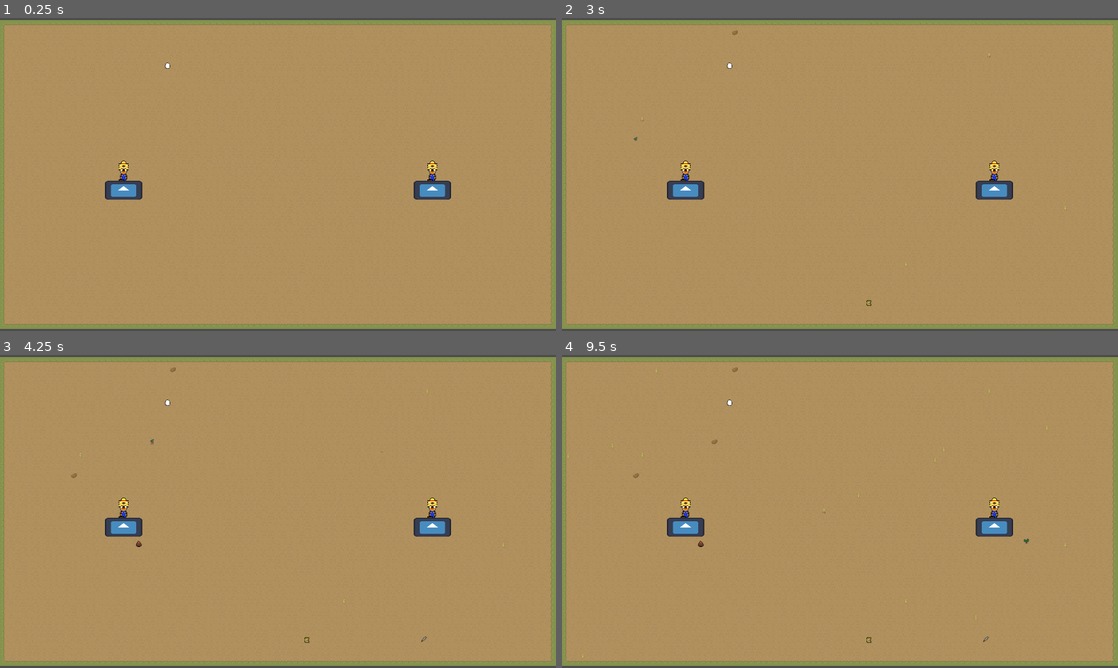
Above: before the commit, frames 1-4 (two rows, left to right).
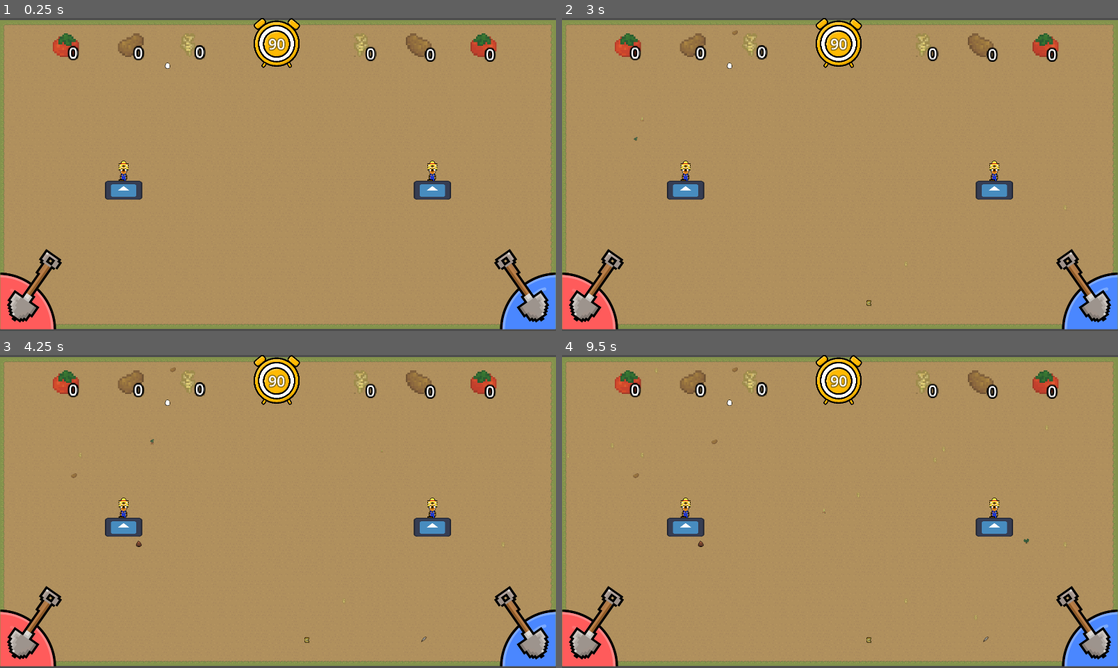
Above: after the commit, the same moments.

Repository: chwebb02/TigerHacks-2024
Game: Godot game, scene res://scenes/Main.tscn
The game is run twice, just before and just after one commit, with the same random seed, the same clock (stepped at 60 frames per second) and the same inputs. The engine's default icon, where the game draws it, is replaced by a stand-in: a white triangle on a blue panel in a dark square.
Inputs:
- Up to frame 1 (0.25 s): no input
- Up to frame 2 (3 s): tap Enter at 0.5, 2 s; tap Space at 1.25, 2.75 s
- Up to frame 3 (4.25 s): tap Enter at 3.5 s
- Up to frame 4 (9.5 s): tap Space at 4.25 s

The runs differ from the first frame. In frame 1, 5.9% of the frame differs, in the area x 0-100%, y 0-100%; in frame 2, 5.9%; in frame 3, 5.9%; in frame 4, 5.9%.

Commit message:
BACK BABY

Diff:
--- /dev/null
+++ b/assets/UI/InGameUI/InGameUI.tscn
@@ -0,0 +1,418 @@
+[gd_scene load_steps=31 format=3 uid="uid://bmqdp6xhe3cmp"]
+
+[ext_resource type="Texture2D" uid="uid://lfr8hv00o7l3" path="res://assets/UI/Drawing-14.sketchpad (1).png" id="1_0b7w5"]
+[ext_resource type="Script" path="res://assets/UI/InGameUI/in_game_ui.gd" id="1_7ek1a"]
+[ext_resource type="Texture2D" uid="uid://3i4ghycf5vix" path="res://assets/UI/Drawing-14.sketchpad.png" id="2_alb47"]
+[ext_resource type="Texture2D" uid="uid://cnbx2jtgsdqyi" path="res://assets/UI/Drawing-14.sketchpad (2).png" id="3_e5blx"]
+[ext_resource type="Texture2D" uid="uid://b3hrpbmg8ao6c" path="res://assets/UI/pixil-frame-0 (9).png" id="4_48pls"]
+[ext_resource type="Texture2D" uid="uid://dvs5pyd8w6jq1" path="res://assets/UI/InGameUI/Drawing-16.sketchpad.png" id="5_5m7ps"]
+[ext_resource type="Texture2D" uid="uid://d3uj5m7suhyem" path="res://assets/UI/InGameUI/Drawing-16.sketchpad (1).png" id="6_8mdqm"]
+[ext_resource type="Texture2D" uid="uid://bm8h5uwmisf42" path="res://assets/UI/InGameUI/Screenshot_2024-11-02_173126-removebg-preview.png" id="6_eigl1"]
+[ext_resource type="Texture2D" uid="uid://fjpj0df1tgaq" path="res://assets/UI/InGameUI/Screenshot_2024-11-02_174509-removebg-preview.png" id="7_8kby1"]
+[ext_resource type="Script" path="res://assets/UI/InGameUI/player_1_tool.gd" id="7_rk7oq"]
+[ext_resource type="Texture2D" uid="uid://clwefkxn74n5h" path="res://assets/UI/InGameUI/Screenshot_2024-11-02_175003-removebg-preview.png" id="8_acyv7"]
+[ext_resource type="Texture2D" uid="uid://cst7hvc8bil73" path="res://assets/Debuffs/eggsplatteranimation.png" id="11_lwqo7"]
+[ext_resource type="Script" path="res://assets/UI/InGameUI/player_2_tool.gd" id="13_83buj"]
+
+[sub_resource type="LabelSettings" id="LabelSettings_027n2"]
+font_size = 50
+outline_size = 15
+outline_color = Color(0.540365, 0.436242, 0.111983, 1)
+
+[sub_resource type="LabelSettings" id="LabelSettings_k2mqf"]
+font_size = 20
+outline_size = 8
+outline_color = Color(0, 0, 0, 1)
+
+[sub_resource type="Animation" id="Animation_rf6pj"]
+resource_name = "Hoe"
+length = 0.5
+step = 0.003
+tracks/0/type = "value"
+tracks/0/imported = false
+tracks/0/enabled = true
+tracks/0/path = NodePath("Control2/Player1Tool/Player1Spinner:rotation")
+tracks/0/interp = 1
+tracks/0/loop_wrap = true
+tracks/0/keys = {
+"times": PackedFloat32Array(0, 0.309309, 0.441441),
+"transitions": PackedFloat32Array(0.277393, 1, 1),
+"update": 0,
+"values": [0.0, 2.26893, 2.0944]
+}
+
+[sub_resource type="Animation" id="Animation_u233o"]
+resource_name = "Hoe2"
+step = 0.003
+tracks/0/type = "value"
+tracks/0/imported = false
+tracks/0/enabled = true
+tracks/0/path = NodePath("Control2/Player2Tool/Player2Spinner:rotation")
+tracks/0/interp = 1
+tracks/0/loop_wrap = true
+tracks/0/keys = {
+"times": PackedFloat32Array(0, 0.309309, 0.441441),
+"transitions": PackedFloat32Array(0.277393, 1, 1),
+"update": 0,
+"values": [0.0, 2.26893, 2.0944]
+}
+
+[sub_resource type="Animation" id="Animation_rbw2v"]
+length = 0.001
+tracks/0/type = "value"
+tracks/0/imported = false
+tracks/0/enabled = true
+tracks/0/path = NodePath("Control2/Player1Tool/Player1Spinner:rotation")
+tracks/0/interp = 1
+tracks/0/loop_wrap = true
+tracks/0/keys = {
+"times": PackedFloat32Array(0),
+"transitions": PackedFloat32Array(1),
+"update": 0,
+"values": [0.0]
+}
+
+[sub_resource type="Animation" id="Animation_s0oal"]
+resource_name = "Scythe"
+length = 0.5
+step = 0.003
+tracks/0/type = "value"
+tracks/0/imported = false
+tracks/0/enabled = true
+tracks/0/path = NodePath("Control2/Player1Tool/Player1Spinner:rotation")
+tracks/0/interp = 1
+tracks/0/loop_wrap = true
+tracks/0/keys = {
+"times": PackedFloat32Array(0, 0.309309, 0.441441),
+"transitions": PackedFloat32Array(0.277393, 1, 1),
+"update": 0,
+"values": [2.0944, 4.36332, 4.18879]
+}
+
+[sub_resource type="Animation" id="Animation_k6r2i"]
+resource_name = "Scythe2"
+step = 0.003
+tracks/0/type = "value"
+tracks/0/imported = false
+tracks/0/enabled = true
+tracks/0/path = NodePath("Control2/Player2Tool/Player2Spinner:rotation")
+tracks/0/interp = 1
+tracks/0/loop_wrap = true
+tracks/0/keys = {
+"times": PackedFloat32Array(0, 0.309309, 0.441441),
+"transitions": PackedFloat32Array(0.277393, 1, 1),
+"update": 0,
+"values": [2.0944, 4.36332, 4.18879]
+}
+
+[sub_resource type="Animation" id="Animation_7dmbk"]
+resource_name = "Shovel"
+length = 0.5
+step = 0.003
+tracks/0/type = "value"
+tracks/0/imported = false
+tracks/0/enabled = true
+tracks/0/path = NodePath("Control2/Player1Tool/Player1Spinner:rotation")
+tracks/0/interp = 1
+tracks/0/loop_wrap = true
+tracks/0/keys = {
+"times": PackedFloat32Array(0, 0.309309, 0.441441),
+"transitions": PackedFloat32Array(0.277393, 1, 1),
+"update": 0,
+"values": [4.18879, 6.45772, 6.28319]
+}
+
+[sub_resource type="Animation" id="Animation_jjh1y"]
+resource_name = "Shovel2"
+step = 0.003
+tracks/0/type = "value"
+tracks/0/imported = false
+tracks/0/enabled = true
+tracks/0/path = NodePath("Control2/Player2Tool/Player2Spinner:rotation")
+tracks/0/interp = 1
+tracks/0/loop_wrap = true
+tracks/0/keys = {
+"times": PackedFloat32Array(0, 0.309309, 0.441441),
+"transitions": PackedFloat32Array(0.277393, 1, 1),
+"update": 0,
+"values": [4.18879, 6.45772, 6.28319]
+}
+
+[sub_resource type="AnimationLibrary" id="AnimationLibrary_x4mqk"]
+_data = {
+"Hoe": SubResource("Animation_rf6pj"),
+"Hoe2": SubResource("Animation_u233o"),
+"RESET": SubResource("Animation_rbw2v"),
+"Scythe": SubResource("Animation_s0oal"),
+"Scythe2": SubResource("Animation_k6r2i"),
+"Shovel": SubResource("Animation_7dmbk"),
+"Shovel2": SubResource("Animation_jjh1y")
+}
+
+[sub_resource type="AtlasTexture" id="AtlasTexture_lxhru"]
+atlas = ExtResource("11_lwqo7")
+region = Rect2(0, 0, 1316, 1316)
+
+[sub_resource type="AtlasTexture" id="AtlasTexture_0lrbi"]
+atlas = ExtResource("11_lwqo7")
+region = Rect2(1316, 0, 1316, 1316)
+
+[sub_resource type="AtlasTexture" id="AtlasTexture_40gui"]
+atlas = ExtResource("11_lwqo7")
+region = Rect2(2632, 0, 1316, 1316)
+
+[sub_resource type="AtlasTexture" id="AtlasTexture_pddw5"]
+atlas = ExtResource("11_lwqo7")
+region = Rect2(0, 1316, 1316, 1316)
+
+[sub_resource type="AtlasTexture" id="AtlasTexture_dtjlk"]
+atlas = ExtResource("11_lwqo7")
+region = Rect2(1316, 1316, 1316, 1316)
+
+[sub_resource type="AtlasTexture" id="AtlasTexture_y8ugg"]
+atlas = ExtResource("11_lwqo7")
+region = Rect2(2632, 1316, 1316, 1316)
+
+[sub_resource type="SpriteFrames" id="SpriteFrames_tujn0"]
+animations = [{
+"frames": [{
+"duration": 1.0,
+"texture": SubResource("AtlasTexture_lxhru")
+}, {
+"duration": 1.0,
+"texture": SubResource("AtlasTexture_0lrbi")
+}, {
+"duration": 1.0,
+"texture": SubResource("AtlasTexture_40gui")
+}, {
+"duration": 1.0,
+"texture": SubResource("AtlasTexture_pddw5")
+}, {
+"duration": 1.0,
+"texture": SubResource("AtlasTexture_dtjlk")
+}, {
+"duration": 1.0,
+"texture": SubResource("AtlasTexture_y8ugg")
+}],
+"loop": true,
+"name": &"default",
+"speed": 5.0
+}]
+
+[node name="InGameUi" type="Node2D"]
+script = ExtResource("1_7ek1a")
+
+[node name="Control" type="Control" parent="."]
+layout_mode = 3
+anchors_preset = 0
+offset_right = 1150.0
+offset_bottom = 645.0
+
+[node name="TimerVisual" type="TextureProgressBar" parent="Control"]
+layout_mode = 1
+anchors_preset = -1
+anchor_left = 0.781
+anchor_top = 0.026
+anchor_right = 0.885
+anchor_bottom = 0.195
+offset_left = -32.15
+offset_top = -10.77
+offset_right = 1048.25
+offset_bottom = 1080.22
+grow_horizontal = 2
+grow_vertical = 2
+scale = Vector2(0.15, 0.15)
+value = 100.0
+fill_mode = 4
+radial_fill_degrees = 0.0
+texture_under = ExtResource("1_0b7w5")
+texture_over = ExtResource("2_alb47")
+texture_progress = ExtResource("3_e5blx")
+
+[node name="TimerText" type="Label" parent="Control"]
+layout_mode = 1
+anchors_preset = -1
+anchor_left = 0.803
+anchor_top = 0.099
+anchor_right = 0.859
+anchor_bottom = 0.195
+offset_left = -10.45
+offset_top = -11.855
+offset_right = 11.15
+offset_bottom = 14.225
+text = "90"
+label_settings = SubResource("LabelSettings_027n2")
+horizontal_alignment = 1
+vertical_alignment = 1
+
+[node name="Player1Crops" type="Sprite2D" parent="Control"]
+texture_filter = 1
+position = Vector2(432, 114)
+scale = Vector2(2.75, 2.75)
+texture = ExtResource("4_48pls")
+
+[node name="Player1Tomatoes" type="Label" parent="Control/Player1Crops"]
+offset_left = -90.1873
+offset_top = -27.4038
+offset_right = -39.1873
+offset_bottom = 35.5962
+text = "0"
+label_settings = SubResource("LabelSettings_k2mqf")
+horizontal_alignment = 1
+vertical_alignment = 1
+
+[node name="Player1Potatoes" type="Label" parent="Control/Player1Crops"]
+offset_left = -7.79026
+offset_top = -27.4038
+offset_right = 43.2097
+offset_bottom = 35.5962
+text = "0"
+label_settings = SubResource("LabelSettings_k2mqf")
+horizontal_alignment = 1
+vertical_alignment = 1
+
+[node name="Player1Wheat" type="Label" parent="Control/Player1Crops"]
+offset_left = 69.2135
+offset_top = -27.9808
+offset_right = 120.213
+offset_bottom = 35.0192
+text = "0"
+label_settings = SubResource("LabelSettings_k2mqf")
+horizontal_alignment = 1
+vertical_alignment = 1
+
+[node name="Player1Crops2" type="Sprite2D" parent="Control"]
+texture_filter = 1
+position = Vector2(1465, 114)
+scale = Vector2(-2.75, 2.75)
+texture = ExtResource("4_48pls")
+
+[node name="Player2Wheat" type="Label" parent="Control/Player1Crops2"]
+offset_left = 91.6717
+offset_top = -25.959
+offset_right = 142.672
+offset_bottom = 37.041
+scale = Vector2(-1, 1)
+text = "0"
+label_settings = SubResource("LabelSettings_k2mqf")
+horizontal_alignment = 1
+vertical_alignment = 1
+
+[node name="Player2Potatoes" type="Label" parent="Control/Player1Crops2"]
+offset_left = 16.7765
+offset_top = -25.3822
+offset_right = 67.7765
+offset_bottom = 37.6178
+scale = Vector2(-1, 1)
+text = "0"
+label_settings = SubResource("LabelSettings_k2mqf")
+horizontal_alignment = 1
+vertical_alignment = 1
+
+[node name="Player2Tomatoes" type="Label" parent="Control/Player1Crops2"]
+offset_left = -58.1186
+offset_top = -25.3822
+offset_right = -7.11863
+offset_bottom = 37.6178
+scale = Vector2(-1, 1)
+text = "0"
+label_settings = SubResource("LabelSettings_k2mqf")
+horizontal_alignment = 1
+vertical_alignment = 1
+
+[node name="Control2" type="Control" parent="."]
+layout_mode = 3
+anchors_preset = 0
+offset_left = 106.0
+offset_top = 970.0
+offset_right = 146.0
+offset_bottom = 1010.0
+
+[node name="Player1Tool" type="Sprite2D" parent="Control2"]
+position = Vector2(-5, 11)
+scale = Vector2(0.5, 0.5)
+texture = ExtResource("5_5m7ps")
+script = ExtResource("7_rk7oq")
+
+[node name="Player1Spinner" type="Container" parent="Control2/Player1Tool"]
+offset_right = 40.0
+offset_bottom = 40.0
+pivot_offset = Vector2(-170, 200)
+
+[node name="Player1Shovel" type="Sprite2D" parent="Control2/Player1Tool/Player1Spinner"]
+position = Vector2(-170, 200)
+rotation = 0.610865
+scale = Vector2(0.948454, 0.875583)
+texture = ExtResource("6_eigl1")
+offset = Vector2(0, -400)
+
+[node name="Player1Hoe" type="Sprite2D" parent="Control2/Player1Tool/Player1Spinner"]
+position = Vector2(-170, 200)
+rotation = 1.65806
+scale = Vector2(0.917201, -0.888279)
+texture = ExtResource("7_8kby1")
+offset = Vector2(0, -400)
+
+[node name="Player1Scythe" type="Sprite2D" parent="Control2/Player1Tool/Player1Spinner"]
+position = Vector2(-170, 200)
+rotation = 2.79253
+scale = Vector2(0.995381, 1.04167)
+texture = ExtResource("8_acyv7")
+offset = Vector2(0, -350)
+
+[node name="AnimationPlayer" type="AnimationPlayer" parent="Control2/Player1Tool"]
+root_node = NodePath("../../..")
+libraries = {
+"": SubResource("AnimationLibrary_x4mqk")
+}
+
+[node name="EggSplat" type="AnimatedSprite2D" parent="Control2/Player1Tool"]
+visible = false
+position = Vector2(860, -814)
+scale = Vector2(1.2, 1.2)
+sprite_frames = SubResource("SpriteFrames_tujn0")
+
+[node name="Player2Tool" type="Sprite2D" parent="Control2"]
+position = Vector2(1713.32, 11)
+scale = Vector2(-0.5, 0.5)
+texture = ExtResource("6_8mdqm")
+script = ExtResource("13_83buj")
+
+[node name="Player2Spinner" type="Container" parent="Control2/Player2Tool"]
+offset_right = 40.0
+offset_bottom = 40.0
+pivot_offset = Vector2(-170, 200)
+
+[node name="Player2Shovel" type="Sprite2D" parent="Control2/Player2Tool/Player2Spinner"]
+position = Vector2(-170, 200)
+rotation = 0.610865
+scale = Vector2(0.948454, 0.875583)
+texture = ExtResource("6_eigl1")
+offset = Vector2(0, -400)
+
+[node name="Player2Hoe" type="Sprite2D" parent="Control2/Player2Tool/Player2Spinner"]
+position = Vector2(-170, 200)
+rotation = 1.65806
+scale = Vector2(0.917201, -0.888279)
+texture = ExtResource("7_8kby1")
+offset = Vector2(0, -400)
+
+[node name="Player2Scythe" type="Sprite2D" parent="Control2/Player2Tool/Player2Spinner"]
+position = Vector2(-170, 200)
+rotation = 2.79253
+scale = Vector2(0.995381, 1.04167)
+texture = ExtResource("8_acyv7")
+offset = Vector2(0, -350)
+
+[node name="AnimationPlayer2" type="AnimationPlayer" parent="Control2/Player2Tool"]
+root_node = NodePath("../../..")
+libraries = {
+"": SubResource("AnimationLibrary_x4mqk")
+}
+
+[node name="EggSplat2" type="AnimatedSprite2D" parent="Control2/Player2Tool"]
+visible = false
+position = Vector2(804.64, -832)
+rotation = 3.14159
+scale = Vector2(1.2, -1.2)
+sprite_frames = SubResource("SpriteFrames_tujn0")
--- /dev/null
+++ b/assets/UI/InGameUI/in_game_ui.gd
@@ -0,0 +1,31 @@
+extends Node2D
+
+
+# Called when the node enters the scene tree for the first time.
+func _ready() -> void:
+	pass # Replace with function body.
+
+
+# Called every frame. 'delta' is the elapsed time since the previous frame.
+func _process(delta: float) -> void:
+	pass
+
+
+func _on_player_1_throw_egg() -> void:
+	$Control2/Player1Tool.eggSplat()
+	pass # Replace with function body.
+
+
+func _on_player_2_throw_egg() -> void:
+	$Control2/Player2Tool.eggSplat()
+	pass # Replace with function body.
+
+
+func _on_player_1_switch_to_tool(tool:String) -> void:
+	$Control2/Player1Tool.changeTool(tool)
+	pass # Replace with function body.
+
+
+func _on_player_2_switch_to_tool(tool:String) -> void:
+	$Control2/Player2Tool.changeTool(tool)
+	pass # Replace with function body.
--- /dev/null
+++ b/assets/UI/InGameUI/player_1_tool.gd
@@ -0,0 +1,47 @@
+extends Sprite2D
+
+@onready var _animations = get_node("AnimationPlayer")
+
+
+
+# Called every frame. 'delta' is the elapsed time since the previous frame.
+func _process(delta: float) -> void:
+	pass
+
+func changeTool(tool: String):
+	if _animations:
+		if tool == "scythe":
+			_animations.play("Scythe")
+		if tool == "shovel":
+			_animations.play("Shovel")
+		if tool == "hoe":
+			_animations.play("Hoe")
+	else:
+		print("AnimationPlayer node is null")
+
+
+
+func eggSplat():
+	if $EggSplat:
+		var egg = $EggSplat
+		egg.visible = true
+		egg.frame = 0
+		egg.position = Vector2(860,-814)
+		egg.position = Vector2(egg.position.x,egg.position.y + 20)
+		await get_tree().create_timer(1).timeout
+		egg.frame = 1
+		egg.position = Vector2(egg.position.x,egg.position.y + 20)
+		await get_tree().create_timer(1).timeout
+		egg.frame = 2
+		egg.position = Vector2(egg.position.x,egg.position.y + 20)
+		await get_tree().create_timer(1).timeout
+		egg.frame = 3
+		egg.position = Vector2(egg.position.x,egg.position.y + 20)
+		await get_tree().create_timer(1).timeout
+		egg.frame = 4
+		egg.position = Vector2(egg.position.x,egg.position.y + 20)
+		await get_tree().create_timer(1).timeout
+		egg.frame = 5
+		egg.position = Vector2(egg.position.x,egg.position.y + 20)
+		await get_tree().create_timer(1).timeout
+		egg.visible = false
--- /dev/null
+++ b/assets/UI/InGameUI/player_2_tool.gd
@@ -0,0 +1,44 @@
+extends Sprite2D
+
+@onready var _animations = get_node("AnimationPlayer2")
+
+# Called every frame. 'delta' is the elapsed time since the previous frame.
+func _process(delta: float) -> void:
+	pass
+
+func changeTool(tool: String):
+	if _animations:
+		if tool == "scythe":
+			_animations.play("Scythe2")
+
+		if tool == "shovel":
+			_animations.play("Shovel2")
+		if tool == "hoe":
+			_animations.play("Hoe2")
+	else:
+		print("AnimationPlayer node is null")
+
+func eggSplat():
+	if $EggSplat2:
+		var egg = $EggSplat2
+		egg.visible = true
+		egg.frame = 0
+		egg.position = Vector2(800,-814)
+		egg.position = Vector2(egg.position.x,egg.position.y + 20)
+		await get_tree().create_timer(1).timeout
+		egg.frame = 1
+		egg.position = Vector2(egg.position.x,egg.position.y + 20)
+		await get_tree().create_timer(1).timeout
+		egg.frame = 2
+		egg.position = Vector2(egg.position.x,egg.position.y + 20)
+		await get_tree().create_timer(1).timeout
+		egg.frame = 3
+		egg.position = Vector2(egg.position.x,egg.position.y + 20)
+		await get_tree().create_timer(1).timeout
+		egg.frame = 4
+		egg.position = Vector2(egg.position.x,egg.position.y + 20)
+		await get_tree().create_timer(1).timeout
+		egg.frame = 5
+		egg.position = Vector2(egg.position.x,egg.position.y + 20)
+		await get_tree().create_timer(1).timeout
+		egg.visible = false
--- a/scenes/Main.tscn
+++ b/scenes/Main.tscn
@@ -6,6 +6,7 @@
 [ext_resource type="Script" path="res://scripts/power_up_spawner.gd" id="3_ijjja"]
 [ext_resource type="PackedScene" uid="uid://d1fglwj1m1g23" path="res://scenes/Tile_Map.tscn" id="3_yjyw0"]
 [ext_resource type="Script" path="res://scripts/crop_spawner.gd" id="4_b0mn1"]
+[ext_resource type="PackedScene" uid="uid://bmqdp6xhe3cmp" path="res://assets/UI/InGameUI/InGameUI.tscn" id="7_62tdp"]
 
 [sub_resource type="RectangleShape2D" id="RectangleShape2D_uwydo"]
 
@@ -85,3 +86,12 @@
 
 [node name="Camera2D" type="Camera2D" parent="."]
 zoom = Vector2(1.333, 1.333)
+
+[node name="InGameUi" parent="." instance=ExtResource("7_62tdp")]
+position = Vector2(-720, -410)
+scale = Vector2(0.75, 0.75)
+
+[connection signal="switch_to_tool" from="Player1" to="InGameUi" method="_on_player_1_switch_to_tool"]
+[connection signal="throw_egg" from="Player1" to="InGameUi" method="_on_player_1_throw_egg"]
+[connection signal="switch_to_tool" from="Player2" to="InGameUi" method="_on_player_2_switch_to_tool"]
+[connection signal="throw_egg" from="Player2" to="InGameUi" method="_on_player_2_throw_egg"]
Binary file added: assets/UI/InGameUI/Drawing-16.sketchpad (1).png
Not shown, added: assets/UI/InGameUI/Drawing-16.sketchpad (1).png.import
Binary file added: assets/UI/InGameUI/Drawing-16.sketchpad.png
Not shown, added: assets/UI/InGameUI/Drawing-16.sketchpad.png.import
Binary file added: assets/UI/InGameUI/Drawing-17.sketchpad.png
Not shown, added: assets/UI/InGameUI/Drawing-17.sketchpad.png.import
Binary file added: assets/UI/InGameUI/Screenshot_2024-11-02_173126-removebg-preview.png
Not shown, added: assets/UI/InGameUI/Screenshot_2024-11-02_173126-removebg-preview.png.import
Binary file added: assets/UI/InGameUI/Screenshot_2024-11-02_174509-removebg-preview.png
Not shown, added: assets/UI/InGameUI/Screenshot_2024-11-02_174509-removebg-preview.png.import
Binary file added: assets/UI/InGameUI/Screenshot_2024-11-02_175003-removebg-preview.png
Not shown, added: assets/UI/InGameUI/Screenshot_2024-11-02_175003-removebg-preview.png.import
(and 13 more such lines)
